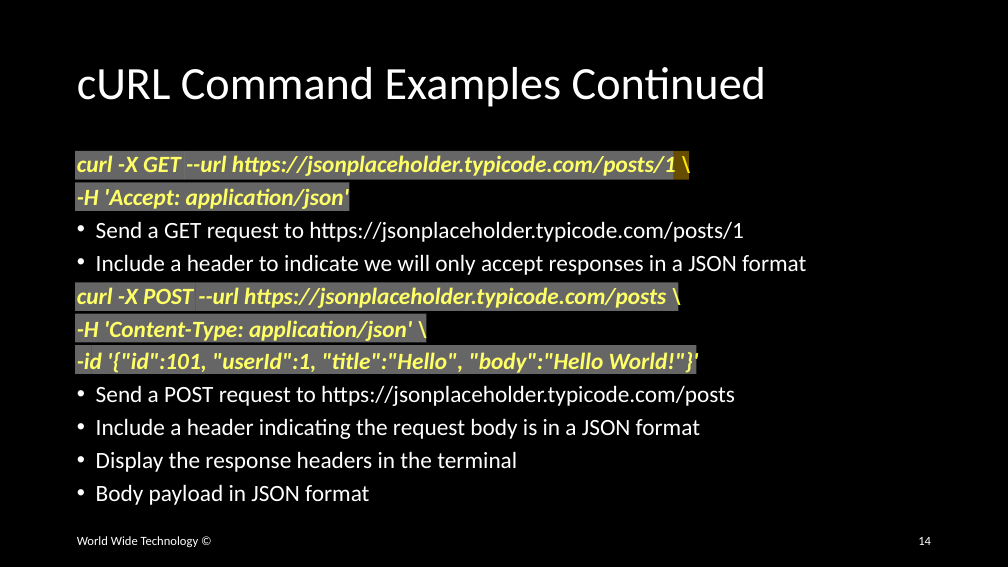
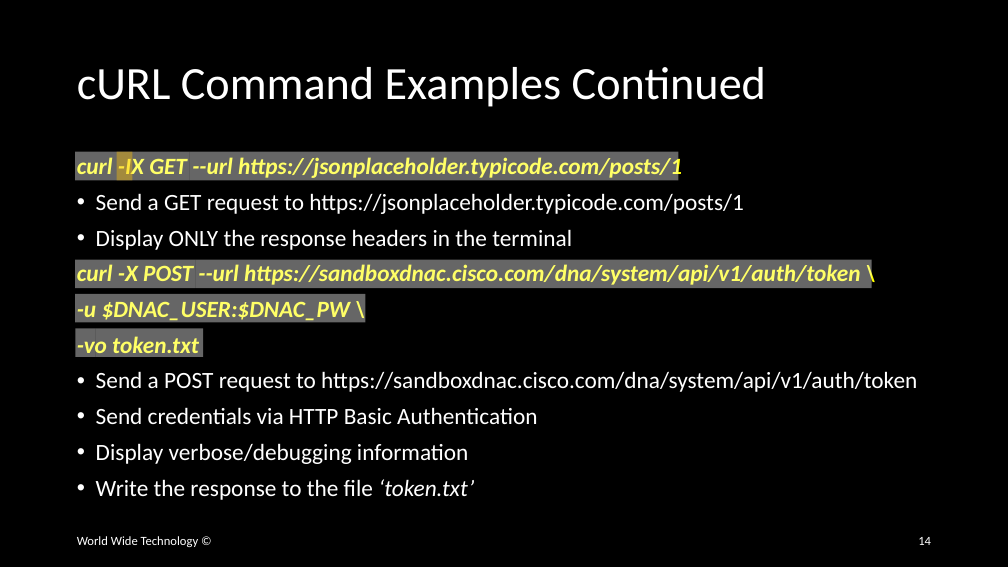
Before and after one commit to wwt/curl-requests-foundations, a slide deck: slide 14 of curl-requests-foundations.pptx. Drawn at 1008x567 pixels with LibreOffice and Linux fonts; fonts in the diff are those of the drawing. Boxes give left, top, right and bottom in pixels: in the first picture for what was removed or moved away, otherwise in the second. Text is boxed around its words. In the diff, an @@ line names an element or a change of style, - is before the commit and + after.

Commit message:
Completed the second of two cURL command example slides

```diff
--- a/curl-requests-foundations.pptx
+++ b/curl-requests-foundations.pptx
@@ rectangle: place and size @@
-rectangle at (75,151,184,180)
+rectangle at (75,152,189,181)
@@ text at (77,155,682,181): text changed @@
-curl -X GET --url https://jsonplaceholder.typicode.com/posts/1 \
--H 'Accept: application/json'
+curl -IX GET --url https://jsonplaceholder.typicode.com/posts/1
@@ rectangle: place and size @@
-rectangle at (673,151,689,180)
+rectangle at (116,152,132,181)
@@ rectangle: place and size @@
-rectangle at (185,151,674,180)
+rectangle at (190,152,679,181)
@@ rectangle removed at (75,182,349,211) @@
@@ text at (96,193,744,214): line spacing 0.8 to 0.9 @@
@@ text at (77,229,917,500): text changed @@
-• Include a header to indicate we will only accept responses in a JSON format
-curl -X POST --url https://jsonplaceholder.typicode.com/posts \
--H 'Content-Type: application/json' \
--id '{"id":101, "userId":1, "title":"Hello", "body":"Hello World!"}'
-• Send a POST request to https://jsonplaceholder.typicode.com/posts
-• Include a header indicating the request body is in a JSON format
-• Display the response headers in the terminal
-• Body payload in JSON format
+• Display ONLY the response headers in the terminal
+curl -X POST --url https://sandboxdnac.cisco.com/dna/system/api/v1/auth/token \
+-u $DNAC_USER:$DNAC_PW \
+-vo token.txt
+• Send a POST request to https://sandboxdnac.cisco.com/dna/system/api/v1/auth/token
+• Send credentials via HTTP Basic Authentication
+• Display verbose/debugging information
+• Write the response to the file ‘token.txt’
@@ rectangle: place and size @@
-rectangle at (75,282,195,311)
+rectangle at (75,259,195,288)
@@ rectangle: place and size @@
-rectangle at (196,282,679,311)
+rectangle at (196,259,872,288)
@@ rectangle: place and size @@
-rectangle at (75,314,426,343)
+rectangle at (75,294,365,323)
@@ rectangle added at (76,328,95,357), fill #FFFFFF at 40% opacity @@
@@ rectangle: place and size @@
-rectangle at (75,346,91,374)
+rectangle at (95,328,203,357)
@@ rectangle removed at (91,346,696,374) @@
```
Also in this commit, not shown: 1 other slide changed.
